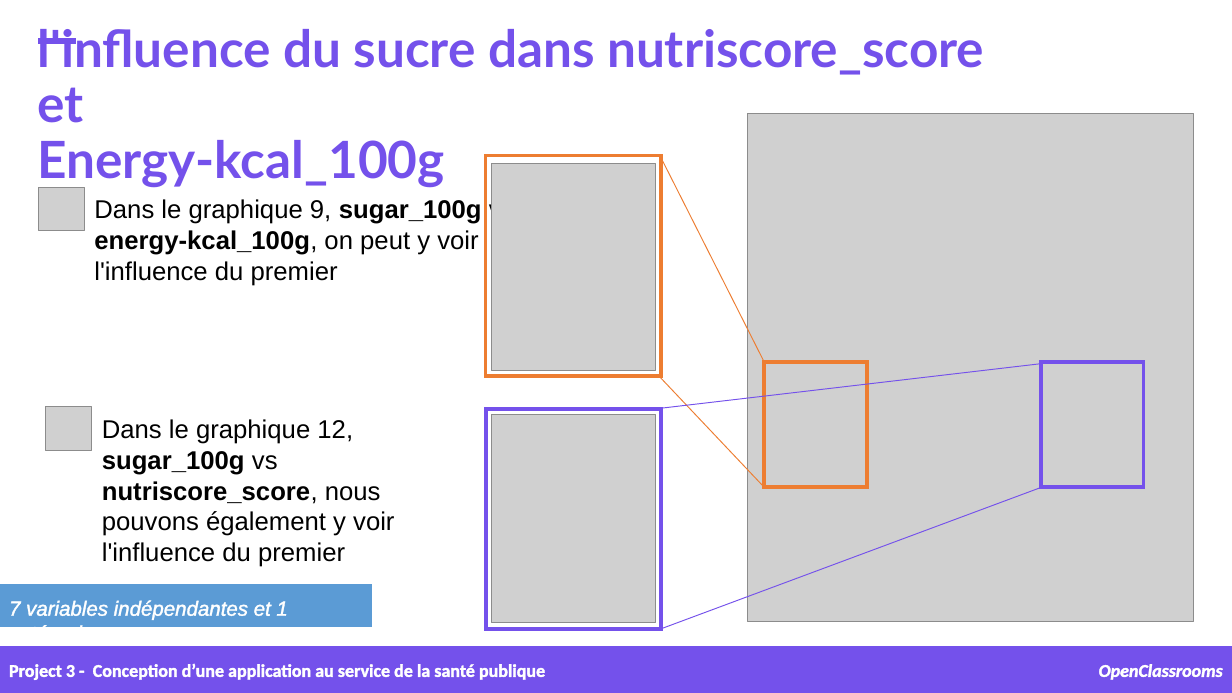
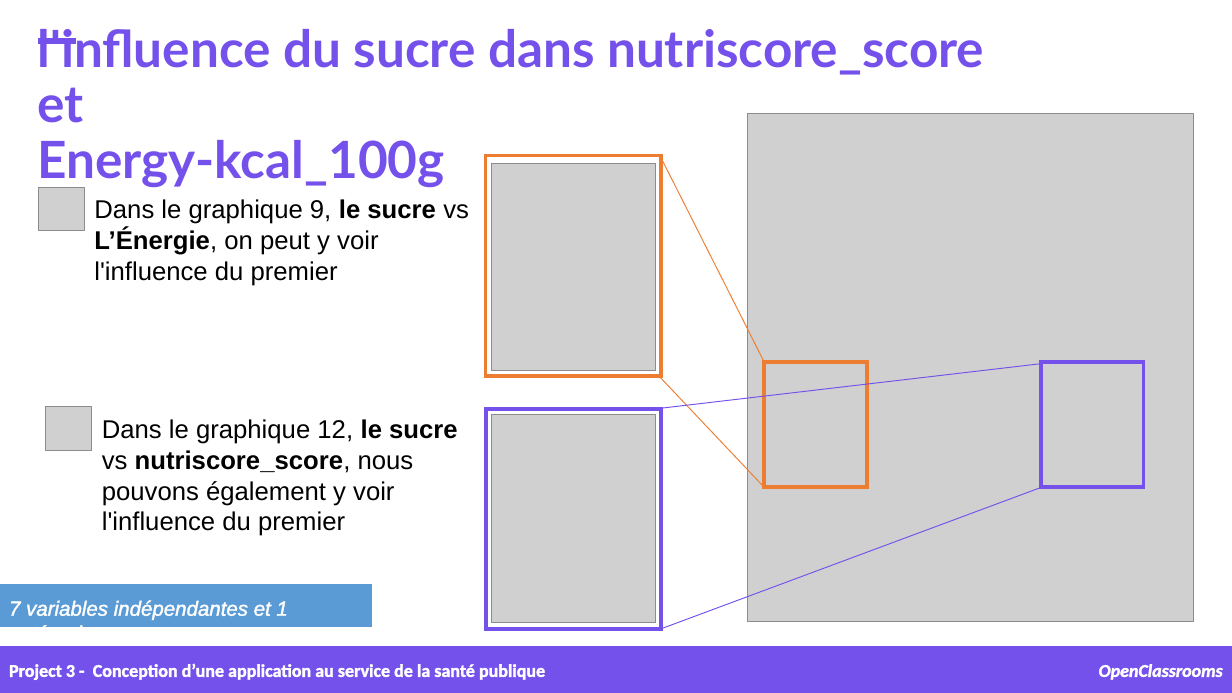
Before and after one commit to samirhinojosa/OC-P3-design-application-public-health, a slide deck: slide 29 of supports/P3_02_presentation v1.pptx (slide 30 before the commit). Drawn at 1232x693 pixels with LibreOffice and Linux fonts; fonts in the diff are those of the drawing; grey boxes stand for pictures; background and template pictures are left out. Boxes give left, top, right and bottom in pixels: in the first picture for what was removed or moved away, otherwise in the second. Text is boxed around its words. In the diff, an @@ line names an element or a change of style, - is before the commit and + after.

```diff
--- a/supports/P3_02_presentation v1.pptx
+++ b/supports/P3_02_presentation v1.pptx
@@ text at (x1=94, y1=199, x2=469, y2=286): text changed @@
-Dans le graphique 9, sugar_100g vs energy-kcal_100g, on peut y voir l'influence du premier
+Dans le graphique 9, le sucre vs L’Énergie, on peut y voir l'influence du premier
@@ text at (x1=102, y1=419, x2=458, y2=536): text changed @@
-Dans le graphique 12, sugar_100g vs nutriscore_score, nous pouvons également y voir l'influence du premier
+Dans le graphique 12, le sucre vs nutriscore_score, nous pouvons également y voir l'influence du premier
```
Also in this commit, not shown: 10 other slides changed, 1 slide removed, 1 other file.
